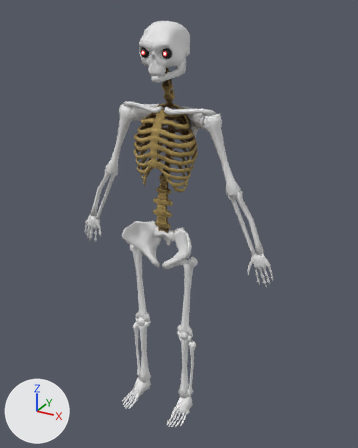
One commit to the FBX model wizcape/Assets/Models/Enemies/SpookyScarySkeleton/Skeleton/SkeletonL.fbx: the scene before it, then after it.
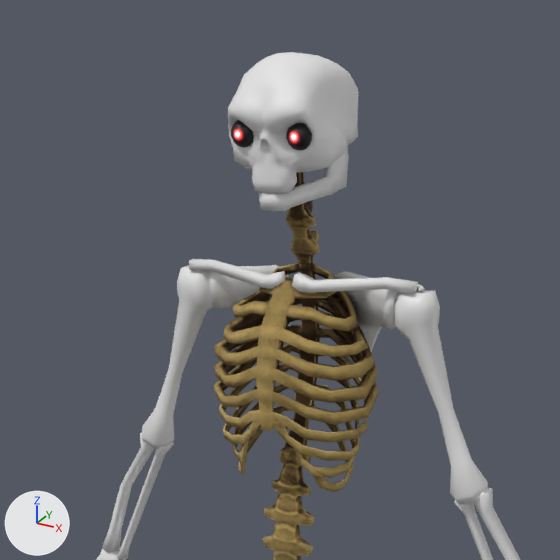
Each version appears first whole from a camera (50 mm lens) standing at (0.87, -1.506, 1.531) and looking at (0.049, -0.013, 0.784), and next in a close-up on the part from 14% to 75% of the width and 0% to 49% of the height. Lighting does not change. The marker at lower left points along +X, +Y and +Z. Where no turn or scale is listed for an object, it has been applied to the vertices.

Script lines for the objects in view, before the commit:
```python
me_plane_004 = bpy.data.meshes.new('Plane.004')
me_plane_004.from_pydata(...)  # 463 vertices, 452 faces; spans x -0.076..0.076, y -0.053..0.114, z -0.066..0.098
me_plane_005 = bpy.data.meshes.new('Plane.005')
me_plane_005.from_pydata(...)  # 100 vertices, 98 faces; spans x -0.0506..0.0506, y -0.0678..0.0544, z -0.0358..0.0415
me_plane_009 = bpy.data.meshes.new('Plane.009')
me_plane_009.from_pydata(...)  # 49 vertices, 50 faces; spans x -0.065..0.086, y -0.031..0.021, z -0.12..0.036
ob_skeletonl_003 = bpy.data.objects.new('SkeletonL.003', me_plane_004)
ob_skeletonl_003.location = (0.0, -0.048, 1.391)
ob_skeletonl_004 = bpy.data.objects.new('SkeletonL.004', me_plane_005)
ob_skeletonl_004.location = (0.0, -0.02, 1.339)
ob_skeletonl_006 = bpy.data.objects.new('SkeletonL.006', me_plane_009)
ob_skeletonl_006.location = (-0.116, 0.014, 1.18)
# also in view: 'SkeletonL.011' at (0.308, -0.002, 0.835); 'SkeletonL.005' at (0.0, -0.033, 1.049); 'SkeletonL.008' at (0.0, -0.022, 1.208); 'SkeletonL.010' at (0.211, -0.001, 1.068); 'SkeletonL.012' at (-0.307, -0.002, 0.835)
```
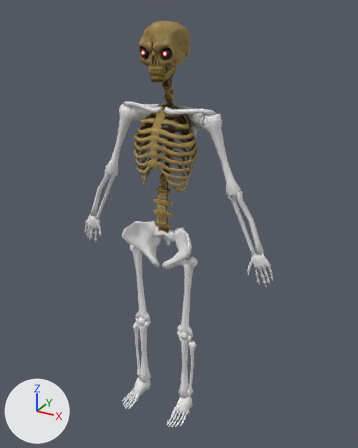
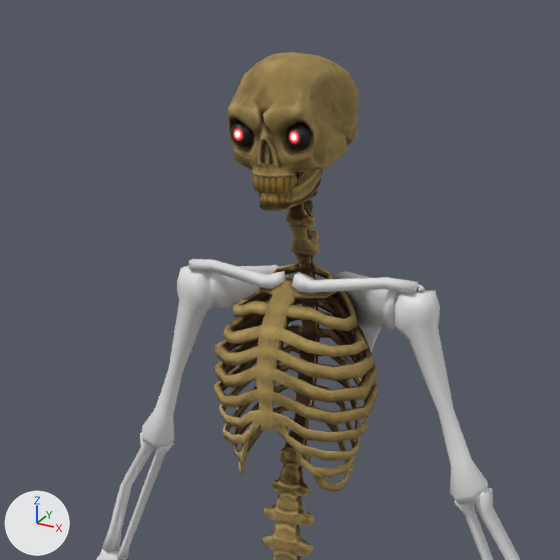
Changed parts and their boxes (x1, y1, x2, y2) in the close-ups (560 x 560 px; the box of a moved part takes in the faces that stretch with it):
'SkeletonL.003', recoloured (white to brown)
    both: (228, 52, 358, 193)
'SkeletonL.004', reshaped
    before: (259, 144, 349, 211)
    after: (259, 168, 324, 211)
part 1 of me_plane_005, moved or reshaped
    before: (291, 144, 349, 207)
    after: (291, 168, 324, 207)
part 2 of me_plane_005, surface changed (grey to brown)
    both: (259, 192, 292, 211)
part 3 of me_plane_005, recoloured (grey to brown)
    both: (262, 193, 275, 211)

The edits, one by one:
Material 'Skeleton' (mat_skeleton) is new.
Its texture is img_skeletonl_skeleton_albedotransparency_png.
Its roughness is 1.0.
me_plane_004 has 463 vertices, 452 faces and spans x -0.076..0.076, y -0.053..0.114, z -0.066..0.098.
me_plane_004 now uses material mat_skeleton (picture img_skeletonl_skeleton_albedotransparency_png).
me_plane_005 is used by ob_skeletonl_004; location (0.0, -0.02, 1.339).
me_plane_005 had 100 vertices, 98 faces and spanned x -0.0506..0.0506, y -0.0678..0.0544, z -0.0358..0.0415.
me_plane_005 now has 84 vertices, 82 faces and spans x -0.049..0.049, y -0.0678..0.0036, z -0.0358..0.0354.
Part 1, on me_plane_005:
64 vertices are removed from x -0.0506..0.0506, y -0.0315..0.0544, z -0.022..0.0415.
70 faces are deleted.
8 vertices move from x -0.0385..0.0385, y -0.0312..-0.0125, z -0.0283..-0.025 to x -0.0341..0.0341, y -0.037..-0.0199, z -0.0286..-0.0239.
48 vertices are added at x -0.049..0.049, y -0.0397..0.0036, z -0.0218..0.0354.
54 new faces join them.
me_plane_005 part 2: 18 kept faces spanning x -0.0341..0.0341, y -0.0678..-0.0199, z -0.0358..-0.0137 get new texture (UV) coordinates.
me_plane_005 part 3: 28 faces spanning x -0.0341..0.0341, y -0.0678..-0.0199, z -0.0358..-0.0137 switch from no material to mat_skeleton (picture img_skeletonl_skeleton_albedotransparency_png).
